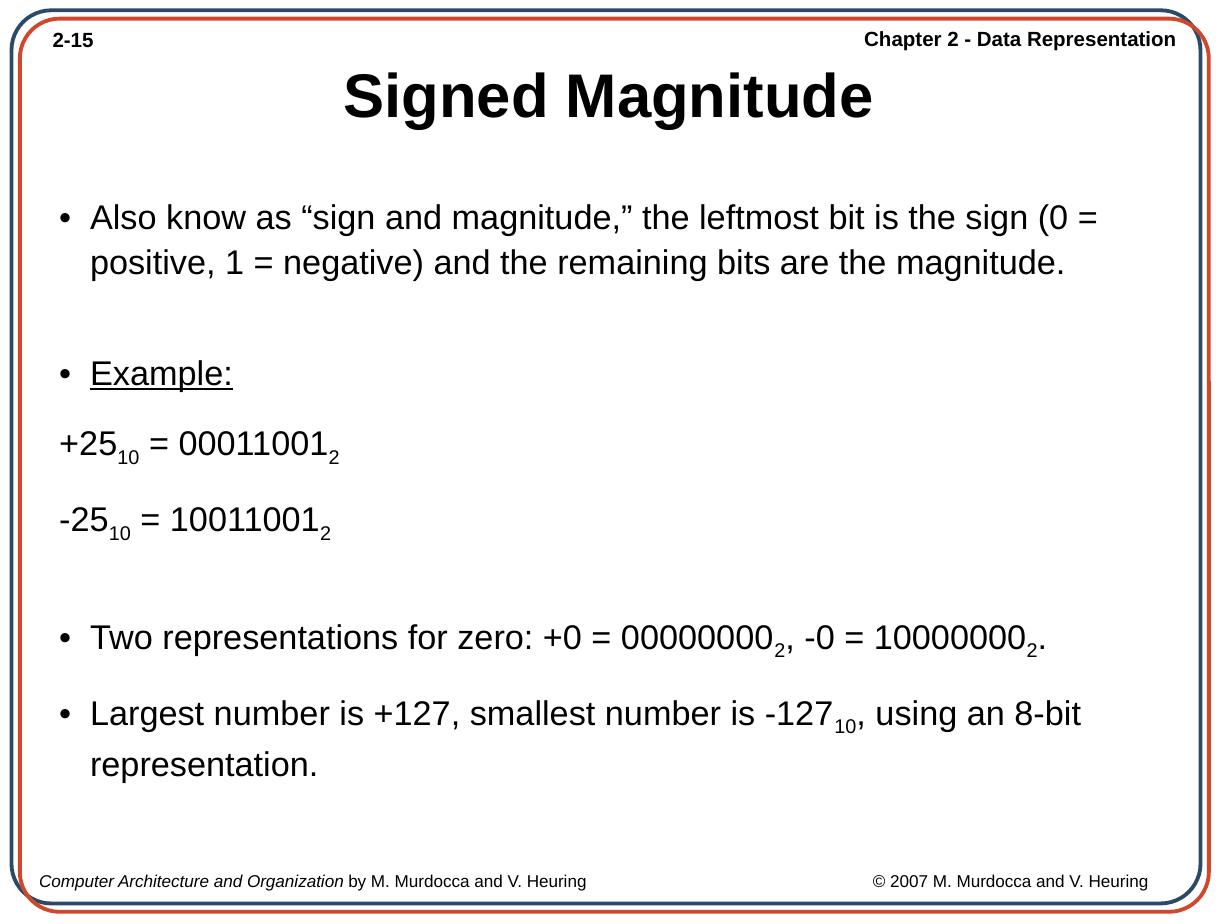
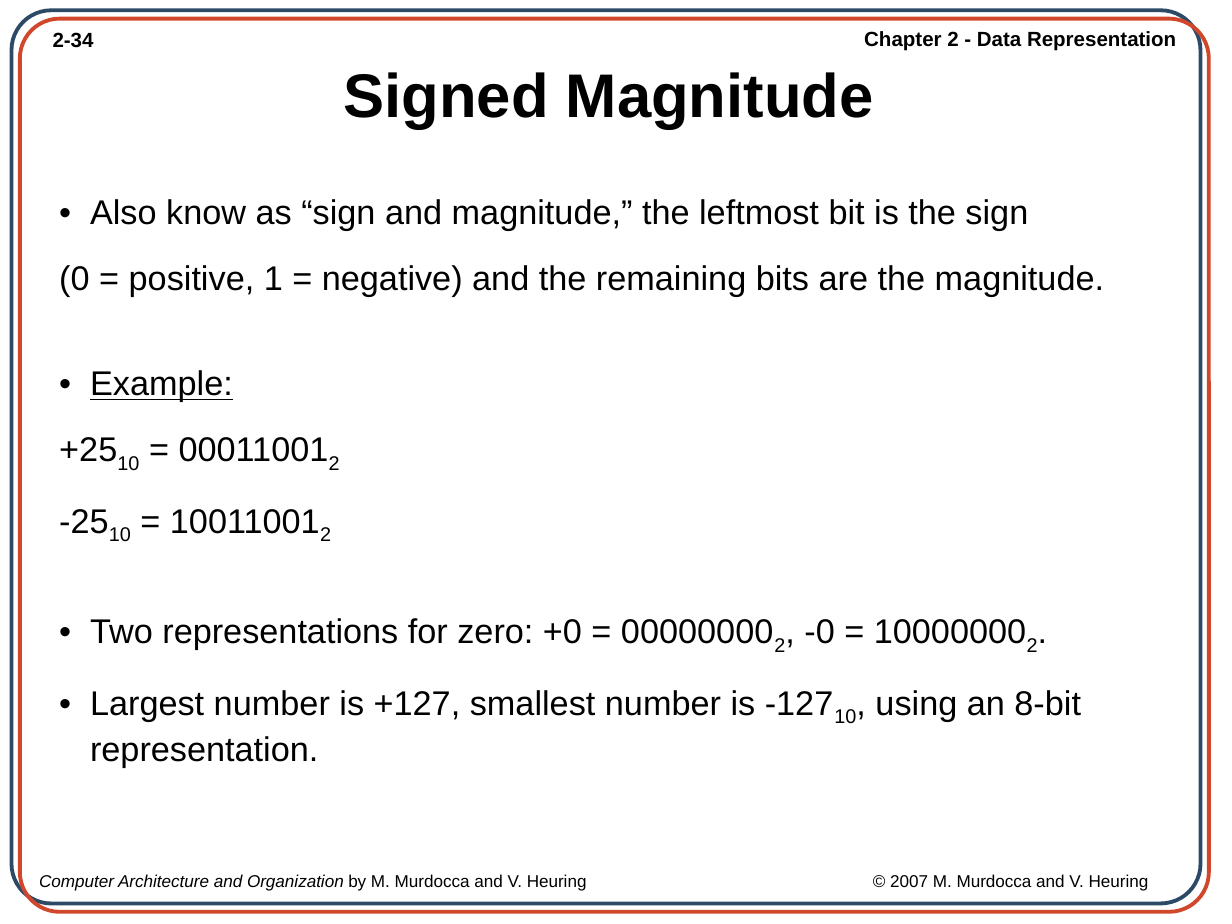
Before and after one commit to AfiqahAzahari-here/computer_organization_arch, a slide deck: slide 34 of SLIDE_NOTA/Ch02_Data Representation.ppt (slide 15 before the commit). Drawn at 1232x924 pixels with LibreOffice and Linux fonts; fonts in the diff are those of the drawing; background and template pictures are left out. Boxes give left, top, right and bottom in pixels: in the first picture for what was removed or moved away, otherwise in the second. Text is boxed around its words. In the diff, an @@ line names an element or a change of style, - is before the commit and + after.

```diff
--- a/SLIDE_NOTA/Ch02_Data Representation.ppt
+++ b/SLIDE_NOTA/Ch02_Data Representation.ppt
@@ page number at [53,32,94,48]: text changed @@
-2-15
+2-34
@@ text at [59,199,1104,297]: text changed @@
-  • Also know as “sign and magnitude,” the leftmost bit is the sign (0 = positive, 1 = negative) and the remaining bits are the magnitude.
+  • Also know as “sign and magnitude,” the leftmost bit is the sign
+  (0 = positive, 1 = negative) and the remaining bits are the magnitude.
@@ text at [90,370,1081,768]: line spacing 1.1 to 1 @@
```
Also in this commit, not shown: 11 other slides changed, 33 slides added, 4 other files.
